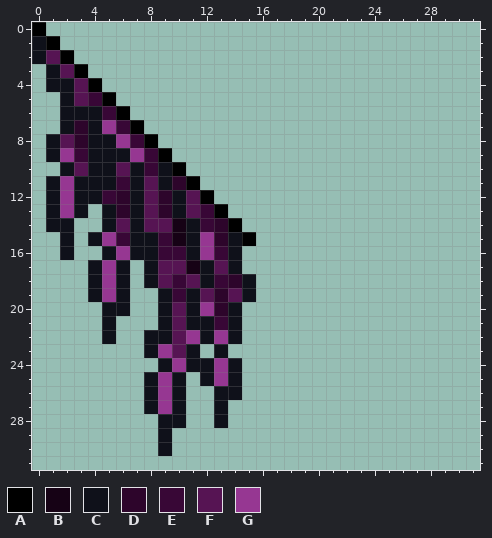
Two states of a pixel-art sprite, Codes/In Depths of Elora.gmx/sprites/images/spr_StalactiteLeft_0.png. The first picture shows the starting point.
The file is 32x32 pixels. Colours within 5 levels of each other are drawn and written as one.
Palette (. is transparent): A #000000  B #160215  C #0f111a  D #2d052b  E #380736  F #561453  G #963792
Pixels before, first column x 0:
 0 A...............
 1 CA..............
 2 CFA.............
 3 .CFA............
 4 .CCFA...........
 5 ..CFEA..........
 6 ..CCCEA.........
 7 ..CDCGEA........
 8 .CFDCCGEA.......
 9 .CGECCCGEA......
10 ..CFCCFCECA.....
11 .CGCCCECFCDA....
12 .CGCCEDCFDCFA...
13 .CGC.CDCFDCFEA..
14 .CC..CFCFFBCEDA.
15 ..C.CGECCEBCGDCA
16 ..C..CGCCEECGEC.
17 ....CGC.CFFBCFC.
18 ....CGC.CFEFCEDC
19 ....CGC..CECFDFC
20 .....CC..CFCGDC.
21 .....C...CFCCEC.
22 .....C..CCFGCGC.
23 ........CGFC.C..
24 .........CGCCGC.
25 ........CGC.CGC.
26 ........CGC..CC.
27 ........CGC..C..
28 .........CC..C..
29 .........C......
30 .........C......
The same view after the edit:
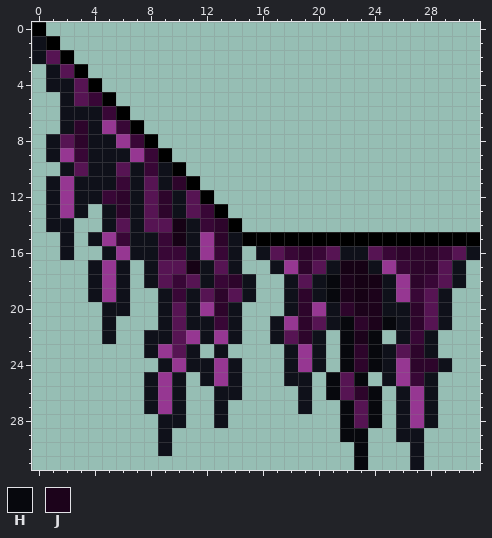
Colours new in this view: H #07080d  J #1c031b
The exact change:
Changed rows in their new state; - is an unchanged pixel.
first column x 16:
15 AAAAAAAAAAAAAAAA
16 CFEDEFCCFEDDDEFC
17 -CGDFCBBCGEDDFC-
18 --CFCHJBBCGDEFC-
19 --CDCHJBJCGEFC--
20 --CDGCDJJCCDFC--
21 -CGDFCHDJHCDFC--
22 -CFDC-HJH-CEC---
23 --CGC-HDHCFDC---
24 --CGC-HDHCGDDC--
25 --CC-HFH-CGEC---
26 ---C-HFDH-CGC---
27 ---C--HFH-CGC---
28 ------HFH-CGC---
29 ------HH--CC----
30 -------H---C----
31 -------H---C----
